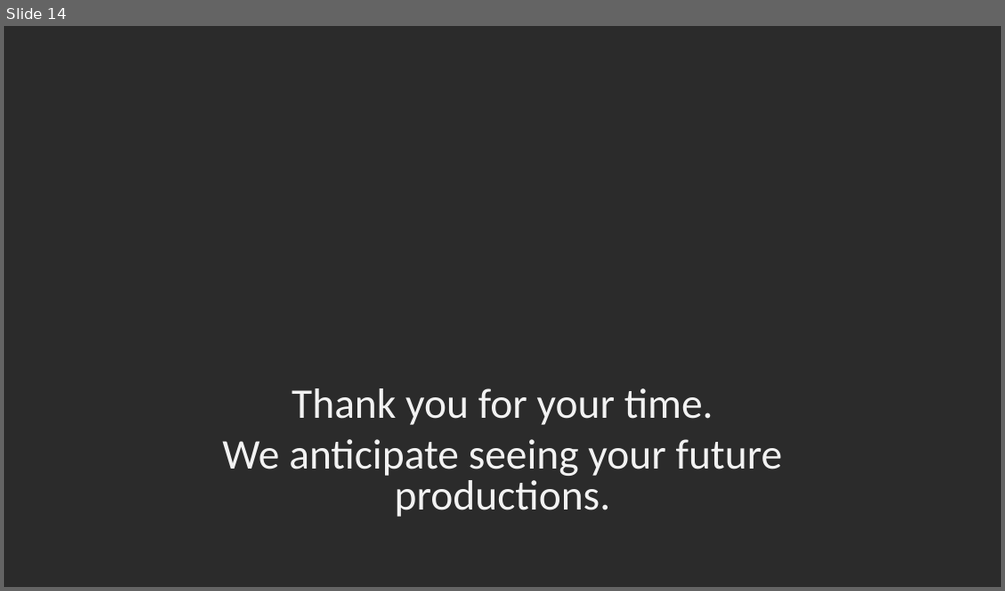
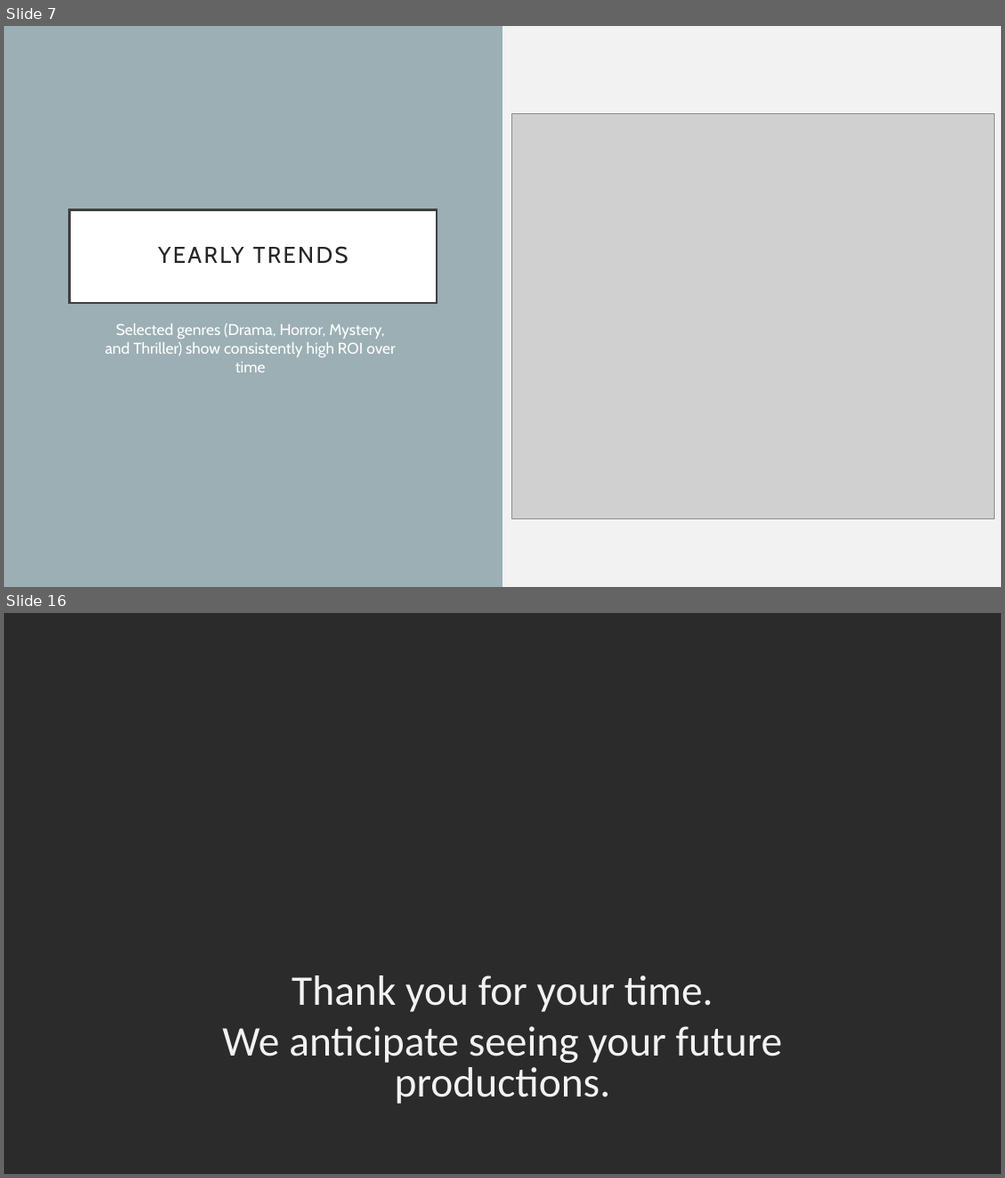
Before and after one commit to conlpate/dsc-mod-1-project-v2-1-onl01-dtsc-pt-052620, a slide deck: Presentation.pptx. Shown one above the other, each under a label of ours: slide 14 before the commit, slides 7 and 16 after it; the slides between them are not shown. The pictures are 1005x591 and 1005x1178 pixels, drawn with LibreOffice and Linux fonts; fonts in the diff are those of the drawing; grey boxes stand for pictures; background and template pictures are left out; a plain dark background stands for a picture behind light text. Boxes give left, top, right and bottom in pixels: in the first picture for what was removed or moved away, otherwise in the second. Text is boxed around its words. In the diff, an @@ line names an element or a change of style, - is before the commit and + after.

```diff
--- a/Presentation.pptx
+++ b/Presentation.pptx
@@ slide 7 added at (4, 26, 1001, 587), background #F2F2F2 @@
@@ rectangle added at (4, 26, 502, 587), fill #9BAFB5 @@
@@ picture added at (512, 113, 994, 519) @@
@@ title added at (70, 209, 437, 303), fill #FFFFFF, outline #404040 2.5 pt, 22 pt, text #262626 @@
+YEARLY TRENDS
@@ text added at (105, 323, 395, 372), 15 pt, text #FFFFFF @@
+Selected genres (Drama, Horror, Mystery, and Thriller) show consistently high ROI over time
@@ what was slide 14 is now slide 16 @@
```
Also in this commit, not shown: 3 slides changed, 9 other slides added, 8 slides removed, 11 other files.
